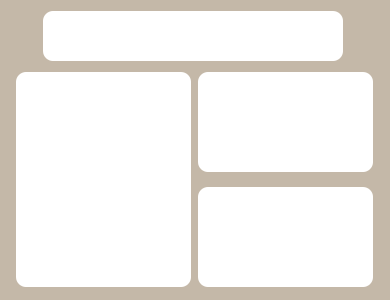
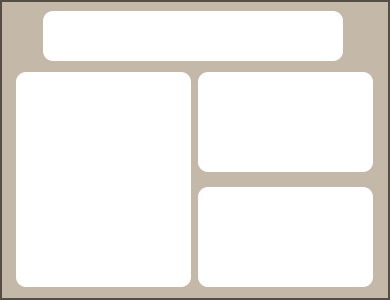
Revision of a layered w=390, h=300 image; what changed, layer by layer:
added layer "Shape 8" above "Shape 7" over [388, 2, 389, 299]
added layer "Shape 7" above "Shape 6" over [389, 1, 390, 298]
added layer "Shape 6" above "Shape 5" over [1, 298, 390, 299]
added layer "Shape 5" above "Shape 4" over [2, 299, 390, 300]
added layer "Shape 4" above "Shape 3" over [1, 1, 2, 300]
added layer "Shape 3" above "Shape 2" over [0, 2, 1, 300]
added layer "Shape 2" above "Shape 1" over [0, 1, 390, 2]
added layer "Shape 1" above "Rounded Rectangle 9" over [0, 0, 390, 1]
